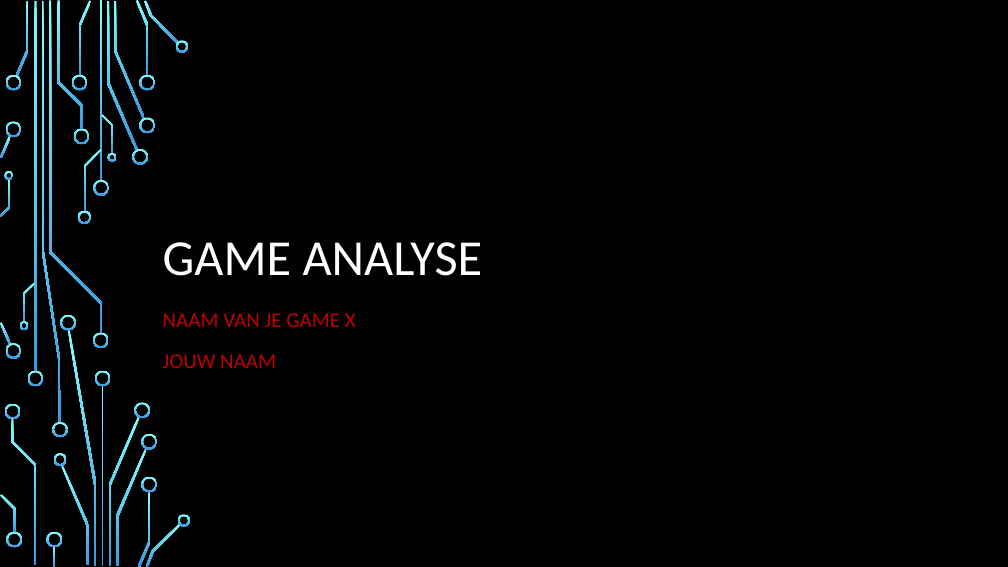
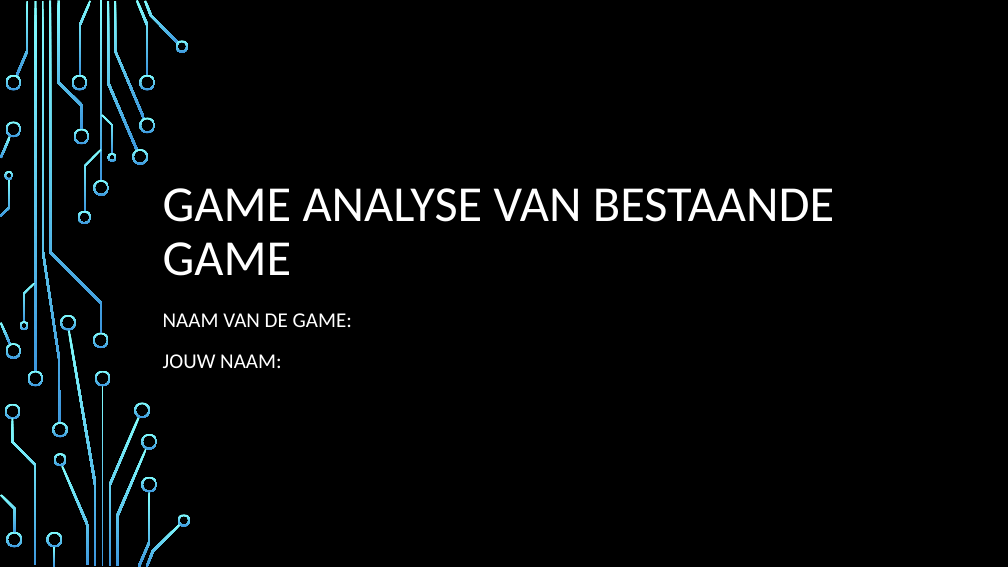
Before and after one commit to rweeda/PythonIA, a slide deck: slide 1 of docs/Pygame/GameAnalyse_GameX.pptx. Drawn at 1008x567 pixels with LibreOffice and Linux fonts; fonts in the diff are those of the drawing; background and template pictures are left out. Boxes give left, top, right and bottom in pixels: in the first picture for what was removed or moved away, otherwise in the second. Text is boxed around its words. In the diff, an @@ line names an element or a change of style, - is before the commit and + after.

```diff
--- a/docs/Pygame/GameAnalyse_GameX.pptx
+++ b/docs/Pygame/GameAnalyse_GameX.pptx
@@ title at (x1=163, y1=188, x2=834, y2=276): text changed @@
-GAME ANALYSE
+GAME ANALYSE VAN BESTAANDE GAME
@@ subtitle at (x1=163, y1=313, x2=352, y2=368): text changed; text colour #C00000 to #FFFFFF @@
-NAAM VAN JE GAME X
-JOUW NAAM
+NAAM VAN DE GAME:
+JOUW NAAM:
```
Also in this commit, not shown: 6 other slides changed, 1 slide added, 7 slides removed, 9 other files.
